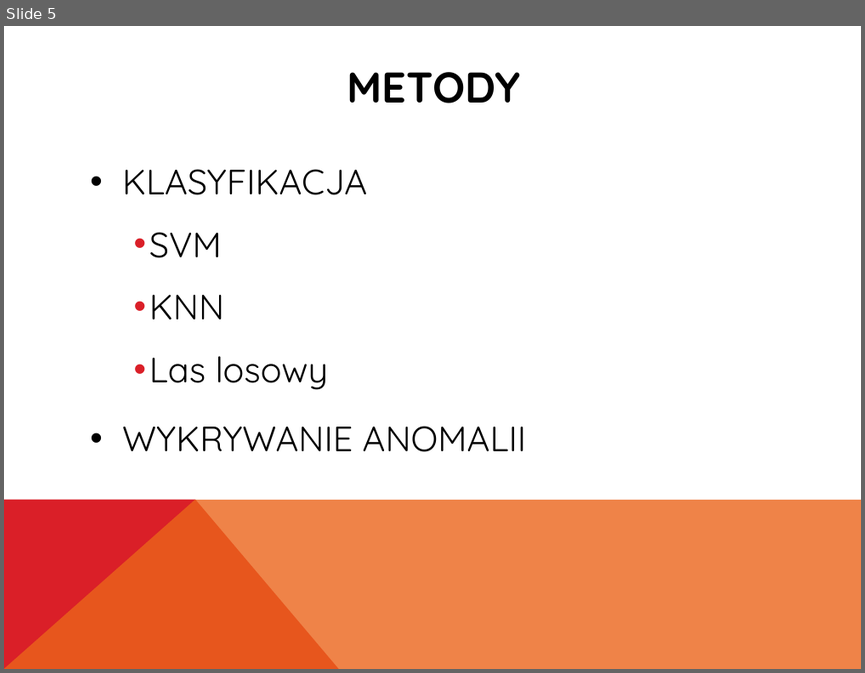
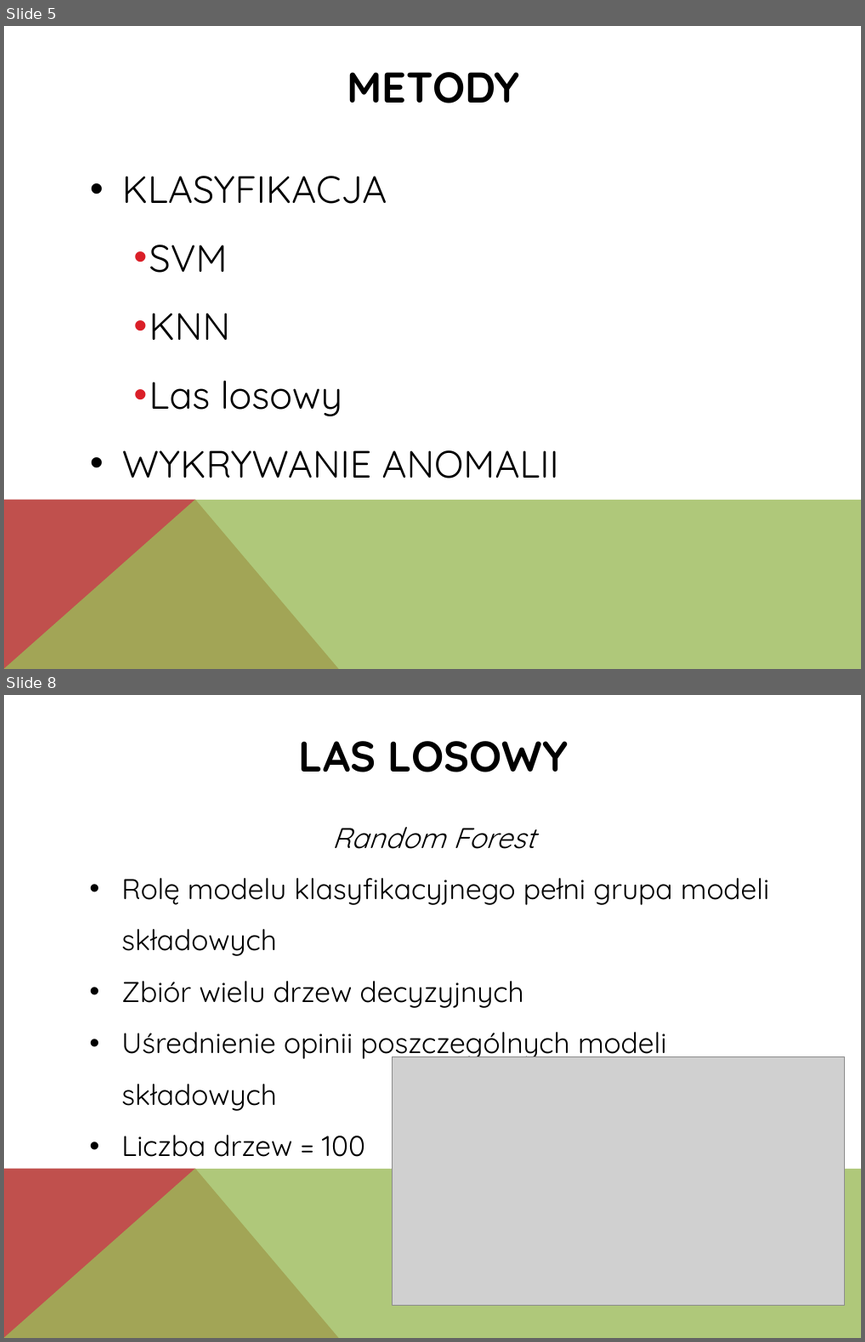
Before and after one commit to Waszker/PhysionetChallenge, a slide deck: Report and presentation/Prezentacja.pptx. Shown one above the other, each under a label of ours: slide 5 before the commit, slides 5 and 8 after it; the slides between them are not shown. The pictures are 865x673 and 865x1342 pixels, drawn with LibreOffice and Linux fonts; fonts in the diff are those of the drawing; grey boxes stand for pictures. Boxes give left, top, right and bottom in pixels: in the first picture for what was removed or moved away, otherwise in the second. Text is boxed around its words. In the diff, an @@ line names an element or a change of style, - is before the commit and + after.

```diff
--- a/Report and presentation/Prezentacja.pptx
+++ b/Report and presentation/Prezentacja.pptx
@@ slide 8 added at <box>4,695,861,1338</box>, background #FFFFFF; not listed: 2 template elements that a slide beside it also shows @@
@@ text added at <box>299,741,568,772</box>, 36 pt, text #000000, bold @@
+LAS LOSOWY
@@ text added at <box>121,827,769,1157</box>, 24 pt, text #000000 @@
+Random Forest
+• Rolę modelu klasyfikacyjnego pełni grupa modeli składowych
+• Zbiór wielu drzew decyzyjnych
+• Uśrednienie opinii poszczególnych modeli składowych
+• Liczba drzew = 100
@@ picture added at <box>392,1056,845,1304</box> @@
@@ slide 5 changed as well @@
@@ text "KLASYFIKACJA" at <box>122,176,559,478</box>: size 29.6 to 32 pt; indent changed; line spacing 1.4 to 1.5; less space between paragraphs @@
@@ freeform shape at <box>4,499,339,669</box>: fill #DA1F28 to #C0504D @@
@@ freeform shape at <box>4,499,861,669</box>: fill #EB641B at 80% opacity to #9BBB59 at 80% opacity @@
```
Also in this commit, not shown: 5 other slides changed, 3 other slides added.
